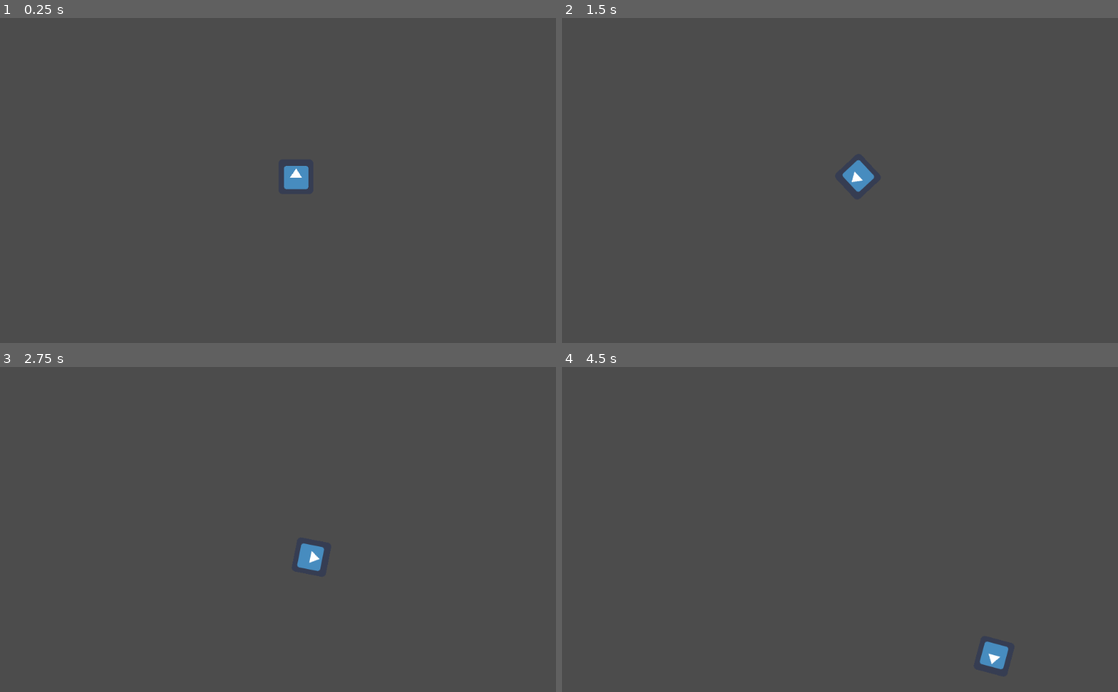
Above: before the commit, frames 1-4 (two rows, left to right).
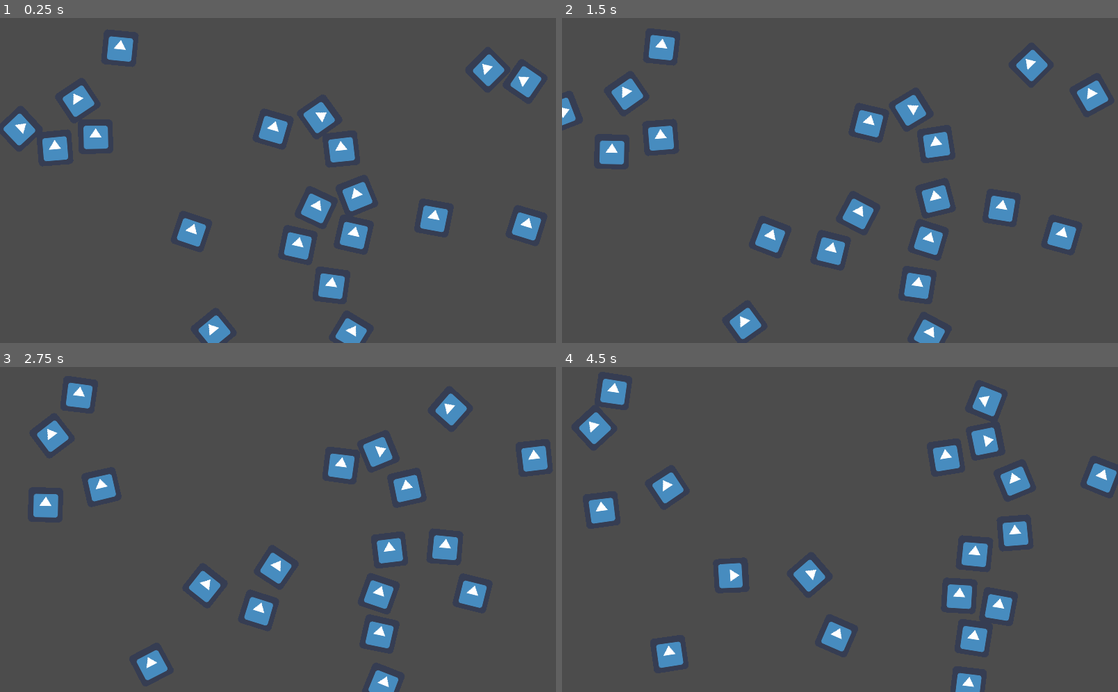
Above: after the commit, the same moments.

Repository: Nexe08/Lost-in-space
Game: Godot game, scene res://Scene/Main.tscn
The game is run twice, just before and just after one commit, with the same random seed, the same clock (stepped at 60 frames per second) and the same inputs. The engine's default icon, where the game draws it, is replaced by a stand-in: a white triangle on a blue panel in a dark square.
Inputs:
- Up to frame 1 (0.25 s): no input
- Up to frame 2 (1.5 s): hold A (a) 0.53-1.28 s; tap D (d) at 0.8, 1.35 s
- Up to frame 3 (2.75 s): tap W (w) at 1.55 s; hold W (w) from 2.03 s (still down); tap A (a) at 2.3 s
- Up to frame 4 (4.5 s): release W (w) at 2.78 s; tap A (a) at 2.85 s; tap D (d) at 3.05 s; hold D (d) 3.53-4.28 s; tap W (w) at 3.8, 4.35 s

The runs differ from the first frame. In frame 1, 6.7% of the frame differs, in the area x 0-98%, y 5-100%; in frame 2, 6.5%; in frame 3, 6.3%; in frame 4, 6.3%.

Commit message:
Added early astroide spawn and behaiver.

Diff:
--- /dev/null
+++ b/PlaceHolder/Astroied.gd
@@ -0,0 +1,13 @@
+extends RigidBody2D
+# astroid
+
+onready var ww = get_viewport().get_visible_rect().size.x
+onready var wh = get_viewport().get_visible_rect().size.y
+
+
+func _ready() -> void:
+    var spawn_point = Vector2(rand_range(0, ww), rand_range(0, wh))
+    global_position = spawn_point
+    global_rotation = rand_range(-1, 1)
+    apply_impulse(Vector2.ZERO, Vector2(rand_range(-50, 50), rand_range(-15, 15)))
+    add_torque(rand_range(-50, 50))
--- /dev/null
+++ b/PlaceHolder/astroied.tscn
@@ -0,0 +1,23 @@
+[gd_scene load_steps=5 format=2]
+
+[ext_resource path="res://icon.png" type="Texture" id=1]
+[ext_resource path="res://PlaceHolder/Astroied.gd" type="Script" id=2]
+
+[sub_resource type="PhysicsMaterial" id=2]
+bounce = 1.0
+
+[sub_resource type="CircleShape2D" id=1]
+radius = 36.0139
+
+[node name="Astroide" type="RigidBody2D"]
+position = Vector2( -4, -2 )
+physics_material_override = SubResource( 2 )
+script = ExtResource( 2 )
+
+[node name="CollisionShape2D" type="CollisionShape2D" parent="."]
+position = Vector2( 4, 2 )
+shape = SubResource( 1 )
+
+[node name="Sprite" type="Sprite" parent="."]
+position = Vector2( 4, 2 )
+texture = ExtResource( 1 )
--- a/Scene/Main.tscn
+++ b/Scene/Main.tscn
@@ -1,20 +1,6 @@
-[gd_scene load_steps=4 format=2]
+[gd_scene load_steps=2 format=2]
 
-[ext_resource path="res://icon.png" type="Texture" id=1]
-[ext_resource path="res://Script/Ship.gd" type="Script" id=2]
-
-[sub_resource type="RectangleShape2D" id=1]
-extents = Vector2( 29, 31 )
+[ext_resource path="res://Script/Main.gd" type="Script" id=1]
 
 [node name="Main" type="Node2D"]
-
-[node name="Ship" type="RigidBody2D" parent="."]
-position = Vector2( 545, 293 )
-gravity_scale = 0.0
-script = ExtResource( 2 )
-
-[node name="CollisionShape2D" type="CollisionShape2D" parent="Ship"]
-shape = SubResource( 1 )
-
-[node name="Sprite" type="Sprite" parent="Ship"]
-texture = ExtResource( 1 )
+script = ExtResource( 1 )
--- /dev/null
+++ b/Script/Main.gd
@@ -0,0 +1,20 @@
+extends Node2D
+# main
+
+onready var ww = get_viewport().get_visible_rect().size.x
+onready var wh = get_viewport().get_visible_rect().size.y
+
+var a = preload("res://PlaceHolder/astroied.tscn")
+
+
+func _ready() -> void:
+    randomize()
+    _spawn_astroid()
+
+# for testing we gonna spawn astroied in side screen
+func _spawn_astroid():
+    for i in range(20):
+#        var spawn_point = Vector2(rand_range(0, ww), rand_range(0, wh))
+        var instance = a.instance()
+#        instance.global_position = spawn_point
+        add_child(instance)
--- a/project.godot
+++ b/project.godot
@@ -13,6 +13,11 @@
 config/name="Space"
 run/main_scene="res://Scene/Main.tscn"
 config/icon="res://icon.png"
+
+[display]
+
+window/stretch/mode="2d"
+window/stretch/aspect="keep"
 
 [input]
 
@@ -40,10 +45,15 @@
 [physics]
 
 common/enable_pause_aware_picking=true
+2d/default_gravity=0
+2d/default_gravity_vector=Vector2( 0, 0 )
+2d/default_linear_damp=0.0
+2d/default_angular_damp=0.0
 
 [rendering]
 
 quality/driver/driver_name="GLES2"
+2d/snapping/use_gpu_pixel_snap=true
 vram_compression/import_etc=true
 vram_compression/import_etc2=false
 environment/default_environment="res://default_env.tres"
Not shown, changed: Devlog.md
